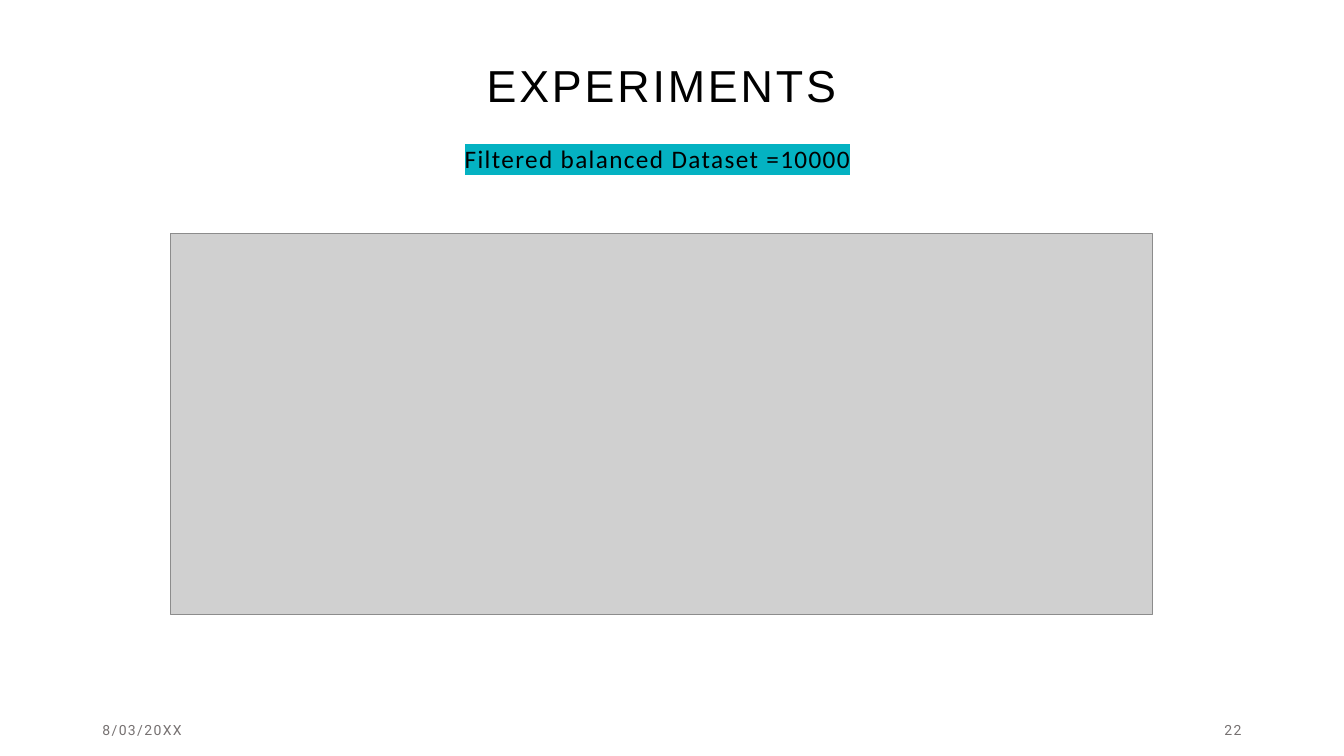
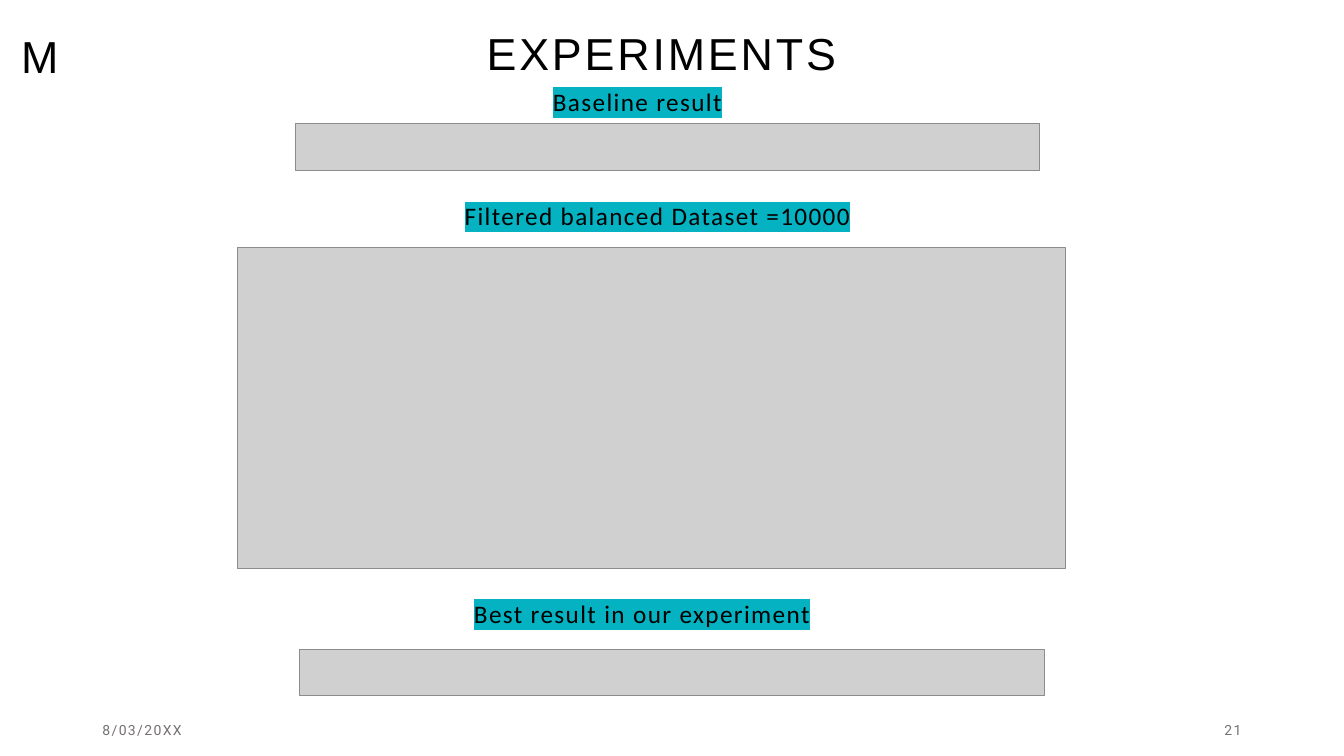
Before and after one commit to zeinabmohamed/MedicalChatbot, a slide deck: slide 21 of Docs/Chatbot with specific topic presentation.pptx (slide 22 before the commit). Drawn at 1344x756 pixels with LibreOffice and Linux fonts; fonts in the diff are those of the drawing; grey boxes stand for pictures. Boxes give left, top, right and bottom in pixels: in the first picture for what was removed or moved away, otherwise in the second. Text is boxed around its words. In the diff, an @@ line names an element or a change of style, - is before the commit and + after.

```diff
--- a/Docs/Chatbot with specific topic presentation.pptx
+++ b/Docs/Chatbot with specific topic presentation.pptx
@@ title "EXPERIMENTS": place and size @@
-title "EXPERIMENTS" at (487, 70, 836, 103)
+title "EXPERIMENTS" at (487, 38, 836, 71)
@@ text added at (21, 42, 58, 73), 32 pt, text #000000 @@
+M
@@ text added at (553, 93, 721, 111), 18 pt, text #000000 @@
+Baseline result
@@ picture added at (295, 124, 1041, 170) @@
@@ text "Filtered balanced Dataset =10000": place and size @@
-text "Filtered balanced Dataset =10000" at (465, 150, 849, 168)
+text "Filtered balanced Dataset =10000" at (465, 207, 849, 225)
@@ picture: place and size @@
-picture at (171, 234, 1152, 615)
+picture at (238, 248, 1066, 569)
@@ text added at (474, 605, 810, 627), 18 pt, text #000000 @@
+Best result in our experiment
@@ picture added at (299, 649, 1045, 696) @@
@@ page number at (1224, 725, 1241, 735): text changed @@
-22
+21
```
Also in this commit, not shown: 19 other slides changed, 1 slide removed.
